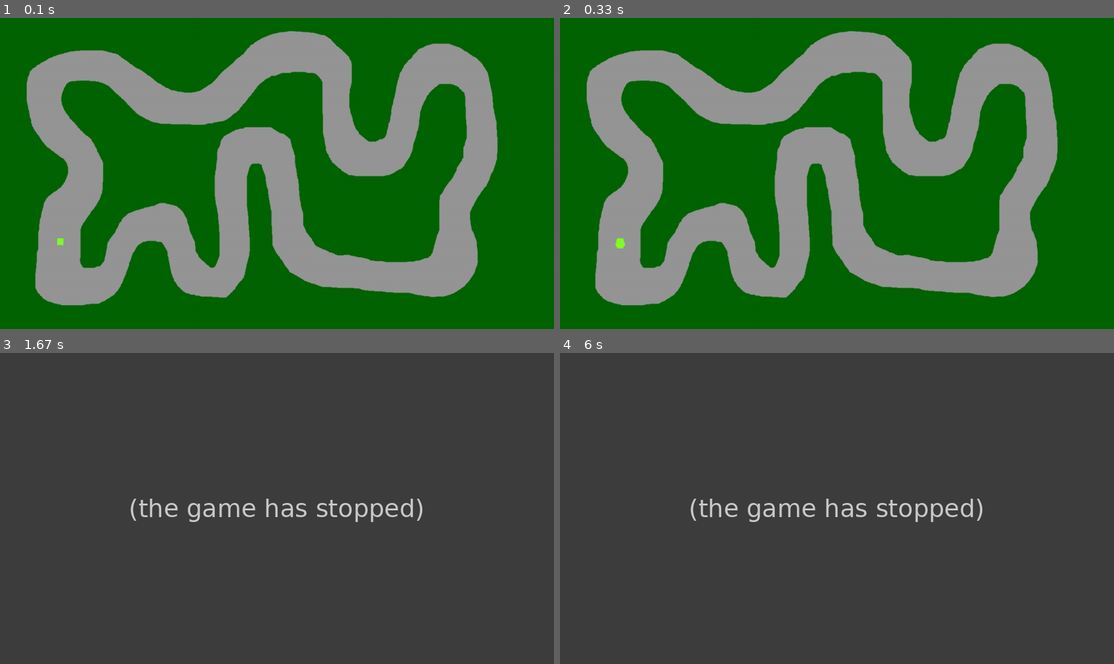
Above: before the commit, frames 1-4 (two rows, left to right).
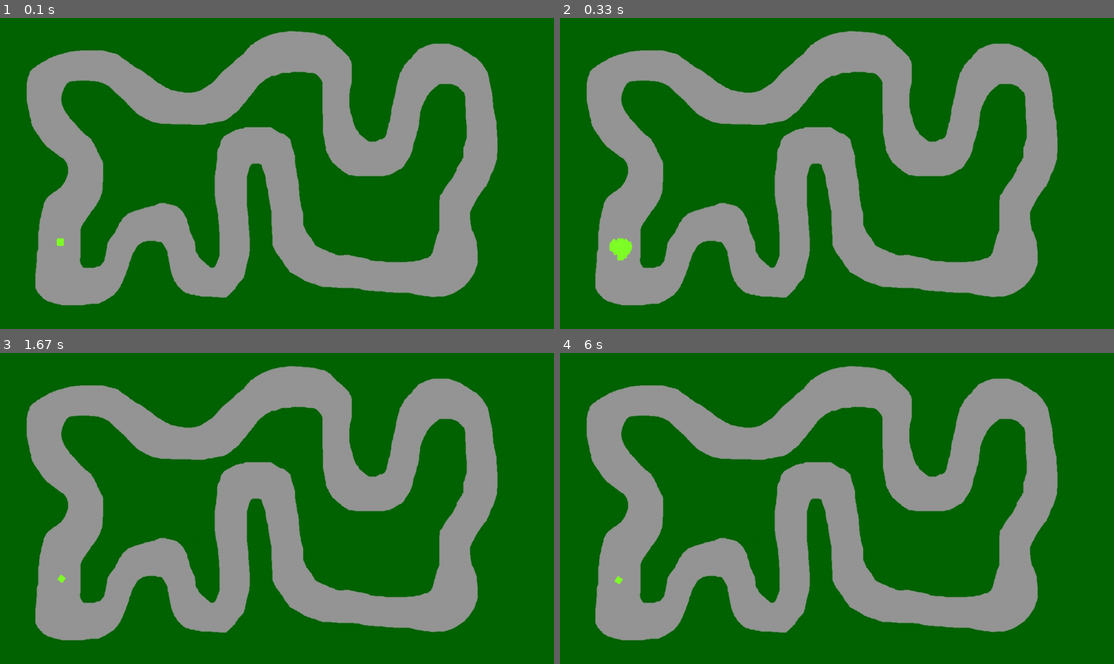
Above: after the commit, the same moments.

Repository: GregoJaca/Physics-Proyect-Car
Game: pygame game, started from python car first aprox.py
The game is run twice, just before and just after one commit, with the same random seed, the same clock (stepped at 60 frames per second) and the same inputs.
Inputs:
- Up to frame 1 (0.1 s): no input
- Up to frame 2 (0.33 s): no input
- Up to frame 3 (1.67 s): tap Space at 0.33, 1.23, 1.53 s
- Up to frame 4 (6 s): tap Space at 2.23, 2.53, 3.6, 4.67, 5.57, 5.87 s

The runs differ from the first frame. In frame 1, less than 0.1% of the frame differs, in the area x 10-12%, y 71-74%; in frame 2, 0.2%; in frame 3, 100%, in the area x 0-100%, y 0-100%; in frame 4, 100%.
Error before the commit: ValueError: probabilities contain NaN (python car first aprox.py line 229); the game stopped at 0.33 s (later frames are placeholders)

Commit message:
Update python car first aprox.py

Diff:
--- a/python car first aprox.py
+++ b/python car first aprox.py
@@ -9,7 +9,7 @@
 #________________GLOBAL_VAR_____________
 population_n = 100
 selection_n = 60 # min 50
-mutation_rate = 0.5
+mutation_rate = 0.9 # between 0 and 1
 
 gen_diversity_low_limit = 1 #no idea how much it should be
 
@@ -43,14 +43,15 @@
 
 # parameters
 
-velpen = 0.1 #if outside the road, it reduces the speed by 90%
-dt = 0.1
+velpen = 0.8 #if outside the road, it reduces the speed by 20% every time
+dt = 0.2
 car_size = 13
-sightdist = 20 #how far away it can see. // I'm not sure but I think that the furthest it can see is sightdist * sightnum
+sightdist = 5 #how far away it can see. // I'm not sure but I think that the furthest it can see is sightdist * sightnum
 sightnum = 5
 #number of eyes. minumum 3
 numeyes = 5
 nn_size = [numeyes*sightnum,2]
+layers_n = len(nn_size)
 
 #max speed
 max_speed = 10
@@ -59,9 +60,10 @@
 
 
 #parameters for Fitness
-maxcount = 100 #how many steps before calculating dist traveled
-weightdist = 1 #how important is dist traveled for fitness
-weightroad = -25 #how important is being on road for fitness
+maxcount = 150 #how many steps before calculating dist traveled
+weightdist = 20 #how important is dist traveled for fitness
+weightroad = -20 #how important is being on road for fitness
+weighcrash = -10
 
 # initial conditions
 posi =  np.array([125,465] )
@@ -159,6 +161,10 @@
 
         if self.onRoad() != 1:
             self.fitness += weightroad
+
+        # if self.is_crashing(population):
+        # self.fitness += weighcrash
+
     #as input it gets which eye is looking, and returns an array with the values of the road in that direction
     #when you call the function you should call it in a loop for i in range(numeyes)
     def see(self):
@@ -182,6 +188,16 @@
 # this should return the same value as the value of the road at that point (a 0 (or false) if outside the road and viceversa)
     def onRoad(self):
         return road[ round(self.pos[0]) , round(self.pos[1]) ] #pos can be a float, but to check we round
+
+    # Because they all start at the same position and there are SO many cars, it's a bit weird.
+    # We can use it if we have only few cars learning how to drive without crashing into each other
+    def is_crashing(self, population):
+        for i in range(population_n):
+            if ( (np.all(population[i].pos != self.pos) ) and (np.linalg.norm(population[i].pos - self.pos) <  car_size)):
+                return True
+
+        return False
+
 
 
 #Neural Network Class
@@ -214,6 +230,7 @@
 
 #GENETIC_ALGORITHM_FUNCTIONS_________________________________________________________________________
 
+avg_fitness = []
 #list of cars as the parameter
 def selection(population):
 
@@ -224,10 +241,13 @@
         fitness_arr[i] = population[i].fitness
         if fitness_arr[i] < 0:
             fitness_arr[i] = 0
-        print(fitness_arr[i])
-
-    random_choices = np.random.choice(population_n,selection_n,True,fitness_arr/sum(fitness_arr))
-
+        # print(fitness_arr[i])
+    avg_fitness.append( sum(fitness_arr) / population_n )
+
+    if sum(fitness_arr) != 0:
+        random_choices = np.random.choice(population_n,selection_n,True,fitness_arr/sum(fitness_arr))
+    else:
+        random_choices = np.random.choice(population_n,selection_n,True)
     for i in range(population_n*2):
         parents.append(population[random_choices[i % selection_n]])
 
@@ -237,7 +257,7 @@
 def give_birth(parents): #I had to name it this
 
     new_gen = []
-    layers_n = len(nn_size)
+
 
 
     #baby creation
@@ -256,15 +276,16 @@
             # if we want to generalize to more NN layers, should this if condition change ?
             if np.random.rand() < mutation_rate:
                 if np.random.rand() < (nn_size[j+1] / nn_size[j]):
-                    baby.NN.layers[j].biases[ np.random.choice(nn_size[j+1]) ] = np.random.rand() * 2 - 1
+                    baby.NN.layers[j].biases[np.random.choice(nn_size[j+1])] = np.random.rand() * 2 - 1
                 else:
-                    baby.NN.layers[j].weights[ np.random.choice(nn_size[j]) ] = np.random.rand() * 2 - 1
+                    baby.NN.layers[j].weights[np.random.choice(nn_size[j+1])][np.random.choice(nn_size[j])] = np.random.rand() * 2 - 1
 
         new_gen.append(baby)
     return new_gen
 
 
 # is made for one layer
+# isn't finished
 def mutate(population):
 
     mut_num_weights_avg = 40
@@ -293,7 +314,18 @@
 def max_genetic_distance (population):
     genes = []
     for i in range(population_n):
-        genes.append( np.concatenate((population[i].NN.layers.weights , population[i].NN.layers.weights) , axis = 0) )
+
+        # This is for a general NN of any size
+
+        # for j in range(layers_n-1):
+        #     ind_genome = population[i].NN.layers[j].biases
+        #     for k in range(layers_n):
+        #         ind_genome = np.concatenate((ind_genome , population[i].NN.layers[j].weights[k]) , axis = 0)
+
+        # This is simplified for 1 layer.
+        ind_genome = np.concatenate((population[i].NN.layers[0].biases , population[i].NN.layers[0].weights[0], population[i].NN.layers[0].weights[1]) , axis = 0)
+
+        genes.append(ind_genome)
 
     max_gen_dist = np.max( distance_matrix( genes, genes ) )
     max_gen_dist_list.append(max_gen_dist)
@@ -330,7 +362,6 @@
 for i in range(population_n):
     population[i] = Car()
     all_sprites.add(population[i])
-
 
 
 # Check this parameters to know if we should quit the simulation. Initial values won't stop the simulation.
@@ -362,10 +393,12 @@
 
     #when space pressed create new generation
     pressed_keys = pygame.key.get_pressed()
+
+
     if pressed_keys[K_SPACE]:
         population = give_birth(selection(population))
         # population = mutate(population)
-        # genetic_distance(population)
+        max_genetic_distance(population)
         displaysurface.fill(green)
         displaysurface.blit(race_track,(0,0))
         displaysurface.blit(entity.surf, entity.rect)
@@ -373,17 +406,20 @@
             entity.kill()
         for i in range(population_n):
             all_sprites.add(population[i])
+        FramePerSec.tick(1)
+
+        if generation_n > 20:
+            gen_diversity_1deriv , gen_diversity_2deriv = max_gen_dist_derivative(5) # the argument must be bigger than 2
 
         generation_n += 1
 
-        if generation_n > 10:
-            gen_diversity_1deriv , gen_diversity_2deriv = max_gen_dist_derivative(5) # the argument must be bigger than 2
-
-        FramePerSec.tick(1)
-
-    # basically checks if gene diversity is low and decreasing
-    # I'm not completely sure about the decreasing thing, because eventually it will reach a point where
-    # due to mutations it will be constant. so maybe the 3 condition is unnecessary
-    if generation_n > 10 and gen_diversity_1deriv < gen_diversity_low_limit and gen_diversity_2deriv < 0:
-        pygame.quit()
-        sys.exit()
+
+
+        # basically checks if gene diversity is low and decreasing
+        # I'm not completely sure about the decreasing thing, because eventually it will reach a point where
+        # due to mutations it will be constant. so maybe the last condition is unnecessary
+        if generation_n > 20 and gen_diversity_1deriv < gen_diversity_low_limit and gen_diversity_2deriv < 0:
+            pygame.quit()
+            print("Finished because of low genetic diversity after ", generation_n, "generations")
+            print("Gen div 1st deriv: ", gen_diversity_1deriv)
+            sys.exit()
